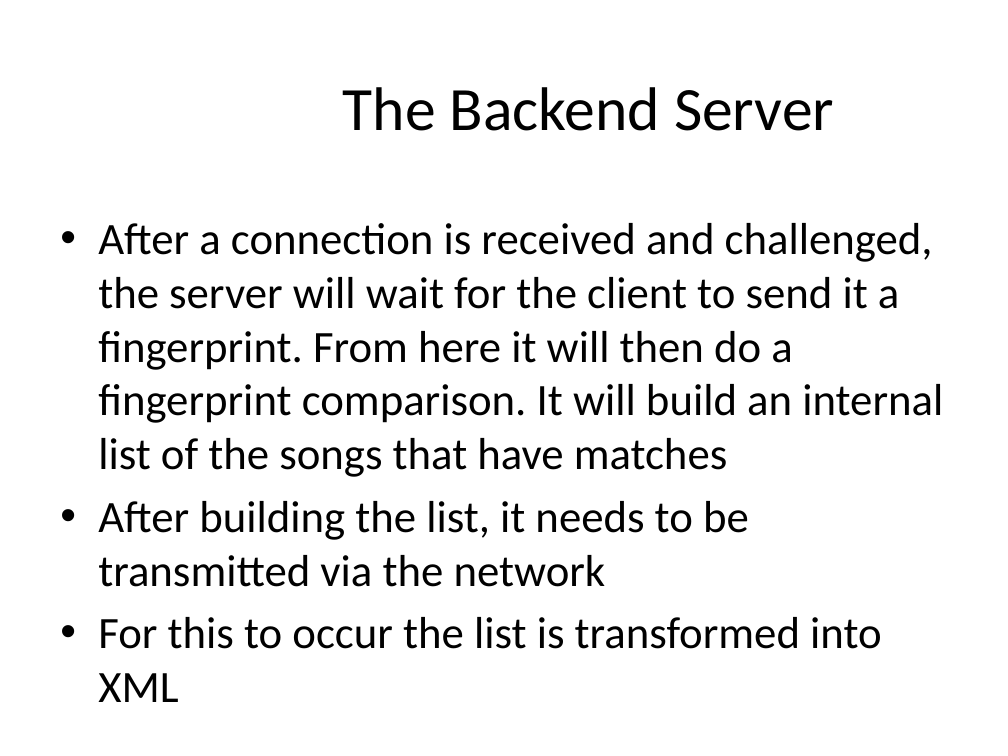
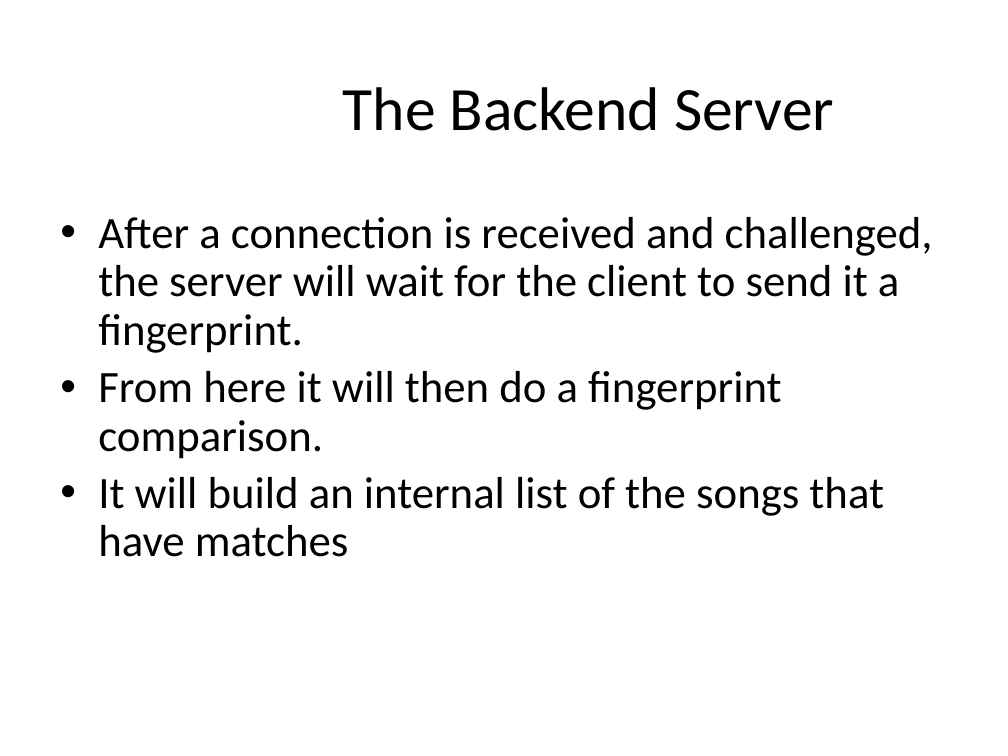
Before and after one commit to master20151121/mmoments, a slide deck: slide 10 of Mobile Musical Moments.pptx (slide 8 before the commit). Drawn at 1008x756 pixels with LibreOffice and Linux fonts; fonts in the diff are those of the drawing; background and template pictures are left out. Boxes give left, top, right and bottom in pixels: in the first picture for what was removed or moved away, otherwise in the second. Text is boxed around its words. In the diff, an @@ line names an element or a change of style, - is before the commit and + after.

```diff
--- a/Mobile Musical Moments.pptx
+++ b/Mobile Musical Moments.pptx
@@ text at [98, 217, 933, 557]: text changed @@
-• After a connection is received and challenged, the server will wait for the client to send it a fingerprint. From here it will then do a fingerprint comparison. It will build an internal list of the songs that have matches
-• After building the list, it needs to be transmitted via the network
-• For this to occur the list is transformed into XML
+• After a connection is received and challenged, the server will wait for the client to send it a fingerprint.
+• From here it will then do a fingerprint comparison.
+• It will build an internal list of the songs that have matches
```
Also in this commit, not shown: 2 other slides changed, 3 slides added, 23 other files.
